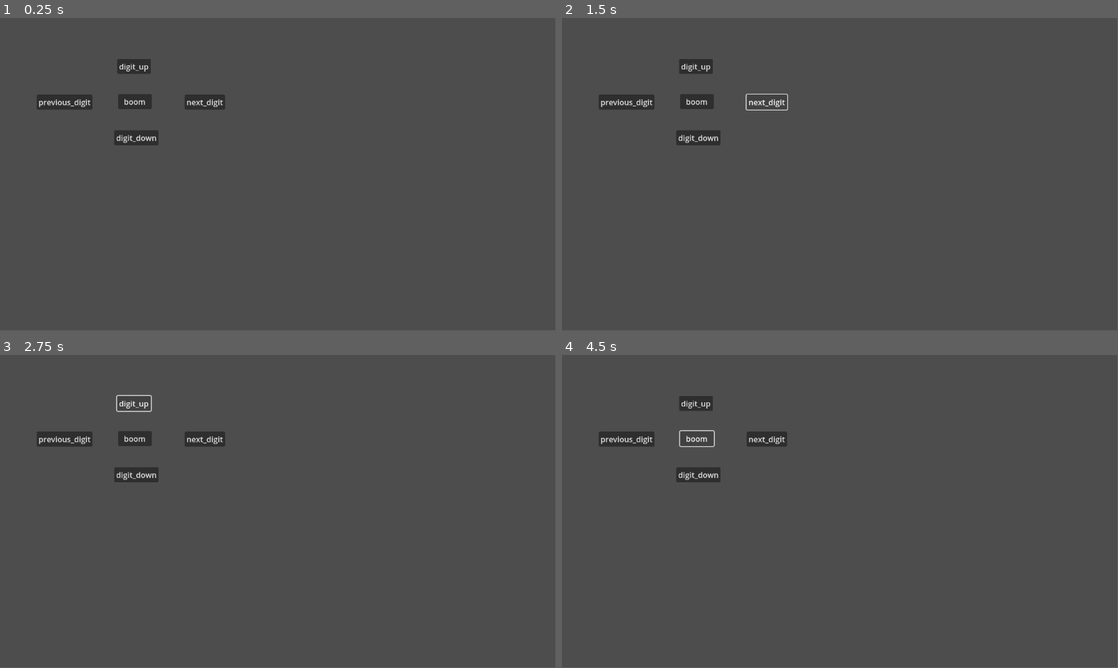
Above: before the commit, frames 1-4 (two rows, left to right).
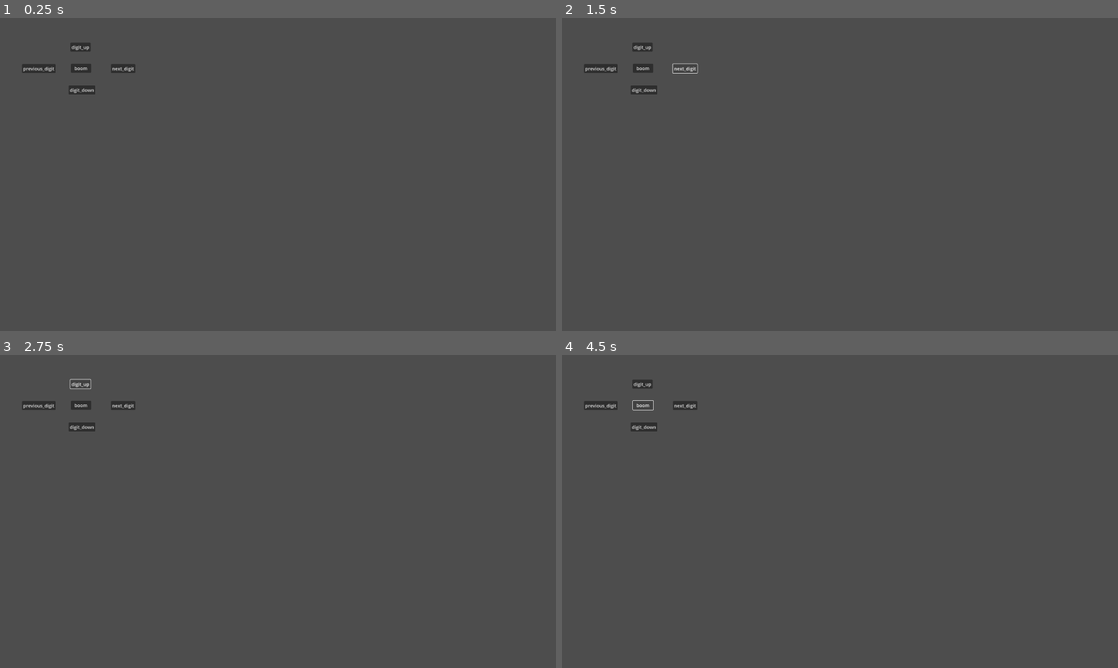
Above: after the commit, the same moments.

Repository: juanandres185/PLD_SecretShips
Game: Godot game, scene res://nodes/prueba_motor.tscn
The game is run twice, just before and just after one commit, with the same random seed, the same clock (stepped at 60 frames per second) and the same inputs.
Inputs:
- Up to frame 1 (0.25 s): no input
- Up to frame 2 (1.5 s): click "next_digit" at 0.5 s; click "next_digit" at 1.25 s
- Up to frame 3 (2.75 s): click "digit_up" at 2 s
- Up to frame 4 (4.5 s): click "digit_down" at 2.75 s; click "previous_digit" at 3.5 s; click "boom" at 4.25 s
In our replay, the window is 799x449 before the commit and 800x450 after it. These sizes can differ from the game's own. Grey fills any space a smaller window leaves; there, only what the larger window draws over its background counts as a difference.

The runs differ from the first frame. In frame 1, 2.0% of the frame differs, in the area x 4-41%, y 8-41%; in frame 2, 1.9%; in frame 3, 1.9%; in frame 4, 1.8%.

Commit message:
Menus Sin Animación
Añadido el menu principal, la mitad del menu de opciones y un poquito del menu de selección de jugadores. Todo sin animaciones

Diff:
--- /dev/null
+++ b/nodes/MainMenu.gd
@@ -0,0 +1,75 @@
+extends Control
+
+var selected
+var menu_arange := []
+
+var single
+var multi
+var config
+var exit
+
+var pos_1
+var pos_2
+var pos_3
+var pos_4
+
+# Called when the node enters the scene tree for the first time.
+func _ready():
+	single = $Node2D/Singleplayer
+	multi = $Node2D/Multiplayer
+	config = $Node2D/Config
+	exit = $Node2D/Exit
+
+	pos_1 = config.position
+	pos_2 = single.position
+	pos_3 = multi.position
+	pos_4 = exit.position
+
+
+	multi.scale = Vector2(0.75,0.75)
+	config.scale = Vector2(0.75,0.75)
+	exit.scale =Vector2(0.75,0.75)
+
+	selected = 1
+	menu_arange = [config,single,multi,exit]
+
+
+
+
+func go_right():
+
+	menu_arange[(selected+2)%len(menu_arange)].position = pos_3
+	menu_arange[(selected-1)%len(menu_arange)].position = pos_4
+	menu_arange[(selected)%len(menu_arange)].position = pos_1
+	menu_arange[(selected+1)%len(menu_arange)].position = pos_2
+
+	menu_arange[(selected)%len(menu_arange)].scale = Vector2(0.75,0.75)
+	menu_arange[(selected+1)%len(menu_arange)].scale = Vector2(1.25,1.25)
+
+	selected = (selected + 1) %(len(menu_arange))
+
+
+func go_left():
+	menu_arange[(selected+2)%len(menu_arange)].position = pos_1
+	menu_arange[(selected-1)%len(menu_arange)].position = pos_2
+	menu_arange[(selected)%len(menu_arange)].position = pos_3
+	menu_arange[(selected+1)%len(menu_arange)].position = pos_4
+
+	menu_arange[(selected)%len(menu_arange)].scale = Vector2(0.75,0.75)
+	menu_arange[(selected-1)%len(menu_arange)].scale = Vector2(1.25,1.25)
+
+	selected = (selected - 1 +4)%(len(menu_arange))
+
+
+func select_option():
+	match selected:
+		0:
+			return "main_config"
+		1:
+			return "main_single"
+		2:
+			return "main_multi"
+		3:
+			return "main_exit"
+		_:
+			return "main_exit"
--- /dev/null
+++ b/nodes/main_menu.gd
@@ -0,0 +1,81 @@
+extends Control
+
+var menu_origin_position := Vector2.ZERO
+var menu_origin_size := Vector2.ZERO
+
+var num_players
+
+var tween = create_tween()
+
+var current_menu
+var menu_stack := []
+
+var main_menu
+var options_menu
+var play_menu
+
+# Called when the node enters the scene tree for the first time.
+func _ready():
+
+	num_players = 0
+
+	main_menu = $MainMenu
+	options_menu = $OptionsMenu
+	play_menu = $PlayMenu
+
+	menu_origin_position = Vector2(0,0)
+	menu_origin_size = get_viewport_rect().size
+	current_menu = main_menu
+
+func move_to_next_menu(next_menu_id: String):
+	var next_menu = get_menu_from_menu_id(next_menu_id)
+	#current_menu.global_position = Vector2(0,-menu_origin_size.y)
+	tween.tween_property(current_menu,"transition",Vector2(0,-menu_origin_size.y),3.0)
+	next_menu.global_position = menu_origin_position
+
+
+	menu_stack.append(current_menu)
+	current_menu = next_menu
+
+func move_to_previous_menu():
+	var previous_menu = menu_stack.pop_back()
+	if previous_menu != null:
+		previous_menu.global_position = menu_origin_position
+		current_menu.global_positon = Vector2(0,menu_origin_size.y)
+		current_menu = previous_menu
+
+
+func get_menu_from_menu_id(menu_id:String) -> Control:
+	match menu_id:
+		"main_menu":
+			return main_menu
+		"options_menu":
+			return options_menu
+		"play_menu":
+			return play_menu
+		_:
+			return main_menu
+
+
+func _on_select_option_pressed():
+	var selected = current_menu.select_option()
+	match selected:
+		"main_single":
+			num_players = 1
+			move_to_next_menu("play_menu")
+		"main_multi":
+			num_players = 2
+			move_to_next_menu("play_menu")
+		"main_config":
+			move_to_next_menu("options_menu")
+		"main_exit":
+			get_tree().quit()
+		_:
+			print(selected)
+
+func _on_go_left_pressed():
+	current_menu.go_left()
+
+
+func _on_go_right_pressed():
+	current_menu.go_right()
--- /dev/null
+++ b/nodes/main_menu.tscn
@@ -0,0 +1,159 @@
+[gd_scene load_steps=9 format=3 uid="uid://b4l6f5khc0tqo"]
+
+[ext_resource type="Script" path="res://nodes/main_menu.gd" id="1_r15oa"]
+[ext_resource type="Texture2D" uid="uid://bwu5ftfmp44wq" path="res://sprites/MainMenu/BackgroundBeach.png" id="1_yq885"]
+[ext_resource type="Texture2D" uid="uid://cn6ljxhgx2iou" path="res://sprites/MainMenu/SinglePlayer.png" id="2_auwm8"]
+[ext_resource type="Texture2D" uid="uid://cfgonf0skacxm" path="res://sprites/MainMenu/Multiplayer.png" id="3_6mpq4"]
+[ext_resource type="Texture2D" uid="uid://dlxqrv4c1xy7g" path="res://sprites/MainMenu/Config.png" id="3_ras2k"]
+[ext_resource type="Script" path="res://nodes/MainMenu.gd" id="3_txnhd"]
+[ext_resource type="Texture2D" uid="uid://bsfhood2a2far" path="res://sprites/MainMenu/Exit.png" id="4_2rmmr"]
+[ext_resource type="Texture2D" uid="uid://fq7lnqkks6it" path="res://sprites/MainMenu/Title.png" id="5_2sl3g"]
+
+[node name="UI" type="Control"]
+layout_mode = 3
+anchors_preset = 15
+anchor_right = 1.0
+anchor_bottom = 1.0
+grow_horizontal = 2
+grow_vertical = 2
+script = ExtResource("1_r15oa")
+
+[node name="TextureRect" type="TextureRect" parent="."]
+layout_mode = 1
+anchors_preset = 15
+anchor_right = 1.0
+anchor_bottom = 1.0
+grow_horizontal = 2
+grow_vertical = 2
+texture = ExtResource("1_yq885")
+expand_mode = 1
+
+[node name="MainMenu" type="Control" parent="."]
+layout_mode = 1
+anchors_preset = 15
+anchor_right = 1.0
+anchor_bottom = 1.0
+grow_horizontal = 2
+grow_vertical = 2
+script = ExtResource("3_txnhd")
+
+[node name="Node2D" type="Node2D" parent="MainMenu"]
+
+[node name="Singleplayer" type="Sprite2D" parent="MainMenu/Node2D"]
+position = Vector2(960, 576)
+scale = Vector2(1.70667, 1.70667)
+texture = ExtResource("2_auwm8")
+
+[node name="Multiplayer" type="Sprite2D" parent="MainMenu/Node2D"]
+position = Vector2(1632, 576)
+scale = Vector2(1.70667, 1.70667)
+texture = ExtResource("3_6mpq4")
+
+[node name="Config" type="Sprite2D" parent="MainMenu/Node2D"]
+position = Vector2(280, 576)
+scale = Vector2(1.70333, 1.70333)
+texture = ExtResource("3_ras2k")
+
+[node name="Exit" type="Sprite2D" parent="MainMenu/Node2D"]
+position = Vector2(2304, 576)
+scale = Vector2(1.70333, 1.70333)
+texture = ExtResource("4_2rmmr")
+
+[node name="Title" type="Sprite2D" parent="MainMenu/Node2D"]
+position = Vector2(960, 148)
+scale = Vector2(1.22371, 1.21739)
+texture = ExtResource("5_2sl3g")
+
+[node name="AnimationPlayer" type="AnimationPlayer" parent="MainMenu/Node2D"]
+root_node = NodePath("../../..")
+
+[node name="OptionsMenu" type="Control" parent="."]
+layout_mode = 1
+anchors_preset = 15
+anchor_right = 1.0
+anchor_bottom = 1.0
+offset_top = 1080.0
+offset_bottom = 1080.0
+grow_horizontal = 2
+grow_vertical = 2
+
+[node name="Node2D" type="Node2D" parent="OptionsMenu"]
+
+[node name="General" type="Sprite2D" parent="OptionsMenu/Node2D"]
+position = Vector2(960, 576)
+scale = Vector2(1.70667, 1.70667)
+texture = ExtResource("2_auwm8")
+
+[node name="Sounds" type="Sprite2D" parent="OptionsMenu/Node2D"]
+position = Vector2(1632, 576)
+scale = Vector2(1.70667, 1.70667)
+texture = ExtResource("3_6mpq4")
+
+[node name="Music" type="Sprite2D" parent="OptionsMenu/Node2D"]
+position = Vector2(280, 576)
+scale = Vector2(1.70333, 1.70333)
+texture = ExtResource("3_ras2k")
+
+[node name="Return" type="Sprite2D" parent="OptionsMenu/Node2D"]
+position = Vector2(2304, 576)
+scale = Vector2(1.70333, 1.70333)
+texture = ExtResource("4_2rmmr")
+
+[node name="AnimationPlayer" type="AnimationPlayer" parent="OptionsMenu/Node2D"]
+root_node = NodePath("../../..")
+
+[node name="Title" type="Sprite2D" parent="OptionsMenu/Node2D"]
+position = Vector2(960, 137.399)
+scale = Vector2(0.853333, 0.864006)
+texture = ExtResource("3_ras2k")
+
+[node name="PlayMenu" type="Control" parent="."]
+layout_mode = 1
+anchors_preset = 15
+anchor_right = 1.0
+anchor_bottom = 1.0
+offset_top = -1080.0
+offset_bottom = -1080.0
+grow_horizontal = 2
+grow_vertical = 2
+
+[node name="SelectOption" type="Button" parent="."]
+modulate = Color(1, 1, 1, 0)
+custom_minimum_size = Vector2(576, 576)
+layout_mode = 1
+anchors_preset = 8
+anchor_left = 0.5
+anchor_top = 0.5
+anchor_right = 0.5
+anchor_bottom = 0.5
+offset_left = -288.0
+offset_top = -252.0
+offset_right = 288.0
+offset_bottom = 324.0
+grow_horizontal = 2
+grow_vertical = 2
+
+[node name="GoLeft" type="Button" parent="."]
+modulate = Color(1, 1, 1, 0)
+custom_minimum_size = Vector2(576, 0)
+layout_mode = 1
+anchors_preset = 9
+anchor_bottom = 1.0
+offset_right = 576.0
+grow_vertical = 2
+
+[node name="GoRight" type="Button" parent="."]
+modulate = Color(1, 1, 1, 0)
+custom_minimum_size = Vector2(576, 0)
+layout_mode = 1
+anchors_preset = 11
+anchor_left = 1.0
+anchor_right = 1.0
+anchor_bottom = 1.0
+offset_left = -576.0
+grow_horizontal = 0
+grow_vertical = 2
+
+[connection signal="pressed" from="SelectOption" to="." method="_on_select_option_pressed"]
+[connection signal="pressed" from="GoLeft" to="." method="_on_go_left_pressed"]
+[connection signal="pressed" from="GoRight" to="." method="_on_go_right_pressed"]
--- a/project.godot
+++ b/project.godot
@@ -15,6 +15,12 @@
 config/features=PackedStringArray("4.0", "Mobile")
 config/icon="res://icon.svg"
 
+[display]
+
+window/size/viewport_width=1920
+window/size/viewport_height=1080
+window/stretch/mode="viewport"
+
 [rendering]
 
 renderer/rendering_method="mobile"
Not shown, added: sprites/MainMenu/BackgroundBeach.png.import
Binary file added: sprites/MainMenu/Config.png
Not shown, added: sprites/MainMenu/Config.png.import
Binary file added: sprites/MainMenu/Exit.png
Not shown, added: sprites/MainMenu/Exit.png.import
Binary file added: sprites/MainMenu/Multiplayer.png
Not shown, added: sprites/MainMenu/Multiplayer.png.import
Binary file added: sprites/MainMenu/SinglePlayer.png
Not shown, added: sprites/MainMenu/SinglePlayer.png.import
Binary file added: sprites/MainMenu/Title.png
Not shown, added: sprites/MainMenu/Title.png.import
Not shown, changed: README.md
